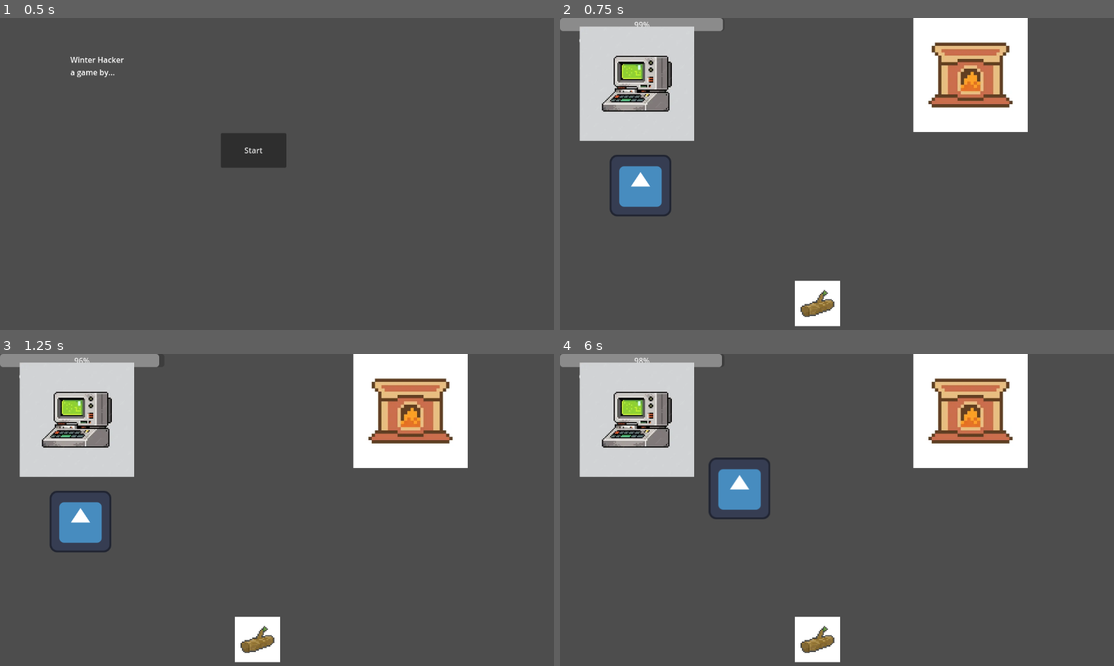
Above: before the commit, frames 1-4 (two rows, left to right).
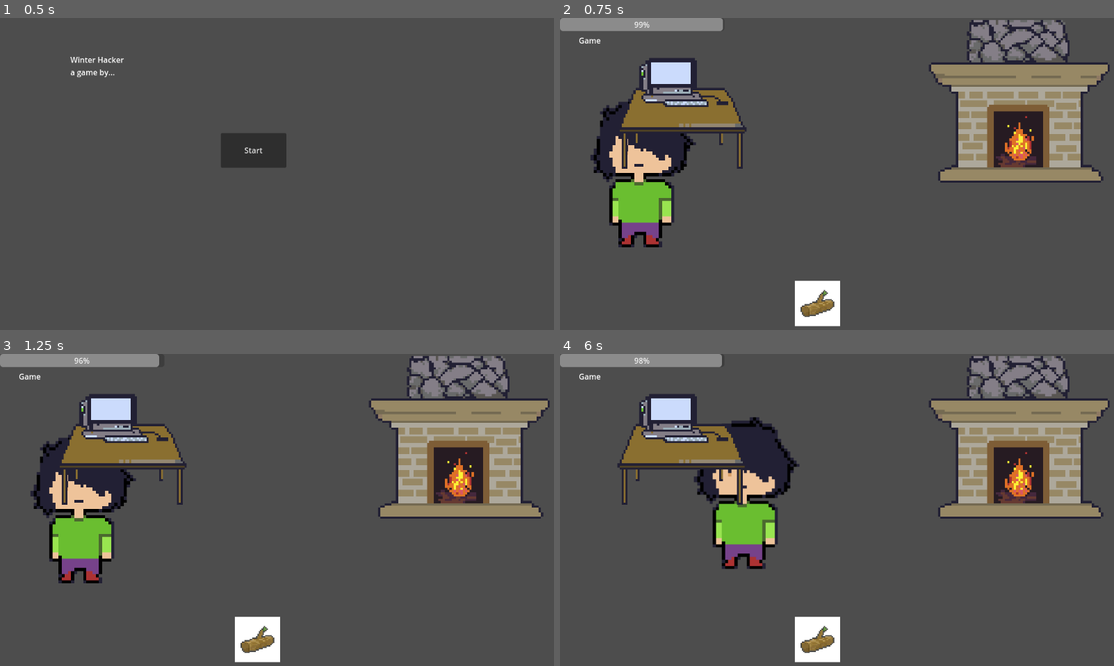
Above: after the commit, the same moments.

Repository: Shadowmime/Winter-Hacker
Game: Godot game, scene res://Screens/HomeScene.tscn
Two runs of this game, one before a commit and one after it. Both use one fixed random seed, a clock stepped at 60 frames per second and the inputs below. The engine's default icon, where the game draws it, is replaced by a stand-in: a white triangle on a blue panel in a dark square.
Inputs (mouse positions are in pixels of both pictures, inside the frame that each line leads up to; where the layout moved, square brackets give the same spot in the first picture):
- Up to frame 1 (0.5 s): no input
- Up to frame 2 (0.75 s): click "Start" at 0.5 s
- Up to frame 3 (1.25 s): no input
- Up to frame 4 (6 s): click (692, 475) [637, 419] at 1.25 s; tap Enter at 2, 3.5, 5 s; move the mouse to (958, 494) at 2.02 s; click (958, 494) at 2.17 s; tap Space at 2.75, 4.25 s; move the mouse to (726, 525) at 2.77 s; click (726, 525) at 2.92 s; move the mouse to (892, 441) at 3.52 s; click (892, 441) at 3.67 s; move the mouse to (809, 572) at 4.27 s; click (809, 572) at 4.42 s; move the mouse to (1003, 556) at 5.02 s; click (1003, 556) at 5.17 s; tap Escape (leavecomp) at 5.65 s; click (1025, 469) [969, 410] at 5.75 s

Frame 1 is identical in both runs. In frame 2, 28% of the frame differs, in the area x 3-100%, y 0-74%; in frame 3, 28%; in frame 4, 29%, in the area x 3-100%, y 0-69%.

Commit message:
changed sprites

Diff:
--- a/winter-hacker/Screens/GameScene.tscn
+++ b/winter-hacker/Screens/GameScene.tscn
@@ -1,10 +1,10 @@
 [gd_scene load_steps=10 format=3 uid="uid://dwmhxf24nkryy"]
 
 [ext_resource type="Script" uid="uid://d1kgmhgig5vwx" path="res://Screens/Game.gd" id="1_awhwq"]
-[ext_resource type="Texture2D" uid="uid://nkyhp72em884" path="res://icon.svg" id="2_plu8p"]
 [ext_resource type="Script" uid="uid://ckx6uq8775bcx" path="res://Screens/player.gd" id="2_tban2"]
-[ext_resource type="Texture2D" uid="uid://bu2bh3ppykvq7" path="res://Assets/tempcomputer.webp" id="3_4x0cx"]
-[ext_resource type="Texture2D" uid="uid://cw1w6q60bnr15" path="res://Assets/tempfireplace.webp" id="4_tban2"]
+[ext_resource type="Texture2D" uid="uid://dddcxyyd3qfgj" path="res://Assets/player_draft.png" id="3_410mh"]
+[ext_resource type="Texture2D" uid="uid://v65d812j7025" path="res://Assets/computer.png" id="4_6tqv4"]
+[ext_resource type="Texture2D" uid="uid://bja4oll2kr26e" path="res://Assets/fireplace_draft.png" id="5_xjwey"]
 [ext_resource type="Texture2D" uid="uid://du74fntr3vmdm" path="res://Assets/firewood.jpg" id="6_410mh"]
 
 [sub_resource type="CircleShape2D" id="CircleShape2D_410mh"]
@@ -33,7 +33,7 @@
 script = ExtResource("2_tban2")
 
 [node name="Sprite2D" type="Sprite2D" parent="CharacterBody2D"]
-texture = ExtResource("2_plu8p")
+texture = ExtResource("3_410mh")
 
 [node name="CollisionShape2D" type="CollisionShape2D" parent="CharacterBody2D"]
 shape = SubResource("CircleShape2D_410mh")
@@ -47,15 +47,13 @@
 offset_top = 18.0
 offset_right = 515.0
 offset_bottom = 492.0
-scale = Vector2(0.5, 0.5)
-texture_normal = ExtResource("3_4x0cx")
+texture_normal = ExtResource("4_6tqv4")
 
 [node name="Fireplace" type="TextureButton" parent="Actionables"]
 offset_left = 733.0
 offset_right = 1207.0
 offset_bottom = 474.0
-scale = Vector2(0.5, 0.5)
-texture_normal = ExtResource("4_tban2")
+texture_normal = ExtResource("5_xjwey")
 
 [node name="Area2D" type="Area2D" parent="Actionables/Fireplace"]
 position = Vector2(244, 234)
Not shown, added: winter-hacker/Assets/computer.png.import
Not shown, added: winter-hacker/Assets/fireplace_draft.png.import
Not shown, added: winter-hacker/Assets/player_draft.png.import
Not shown, added: winter-hacker/Assets/window_draft.png.import
